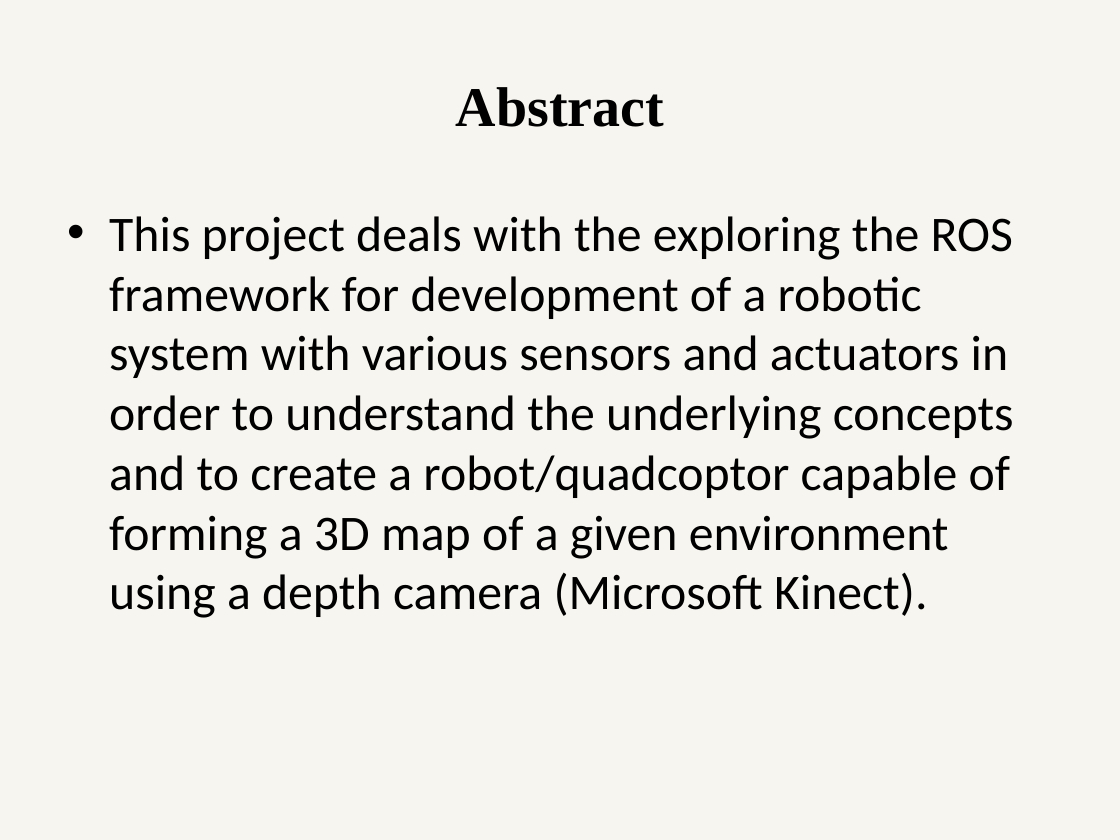
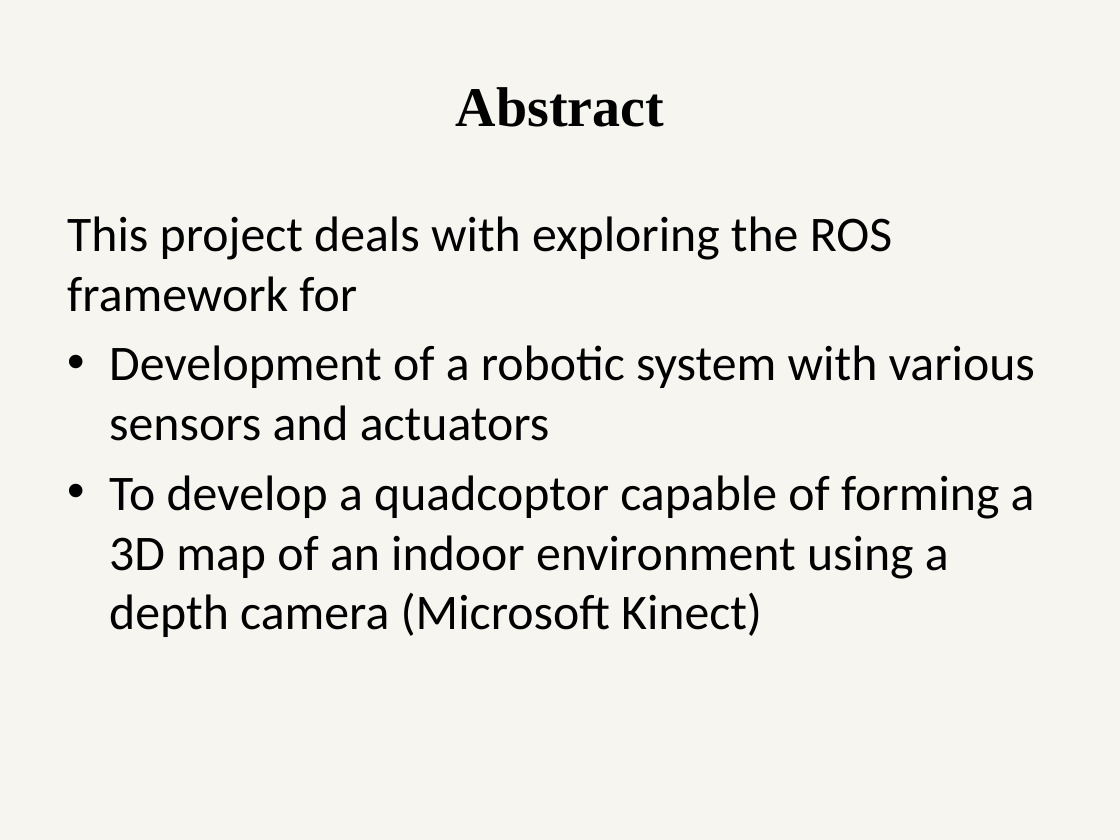
Before and after one commit to ETRX-Batch-2019/Robot-Development-using-ROS, a slide deck: slide 4 of Presentation/4-Aug/Robot-dev-using-ROS.pptx. Drawn at 1120x840 pixels with LibreOffice and Linux fonts; fonts in the diff are those of the drawing. Boxes give left, top, right and bottom in pixels: in the first picture for what was removed or moved away, otherwise in the second. Text is boxed around its words. In the diff, an @@ line names an element or a change of style, - is before the commit and + after.

```diff
--- a/Presentation/4-Aug/Robot-dev-using-ROS.pptx
+++ b/Presentation/4-Aug/Robot-dev-using-ROS.pptx
@@ text at [67,216,1035,637]: text changed @@
-• This project deals with the exploring the ROS framework for development of a robotic system with various sensors and actuators in order to understand the underlying concepts and to create a robot/quadcoptor capable of forming a 3D map of a given environment using a depth camera (Microsoft Kinect).
+This project deals with exploring the ROS framework for
+• Development of a robotic system with various sensors and actuators
+• To develop a quadcoptor capable of forming a 3D map of an indoor environment using a depth camera (Microsoft Kinect)
```
Also in this commit, not shown: 4 other slides changed.
